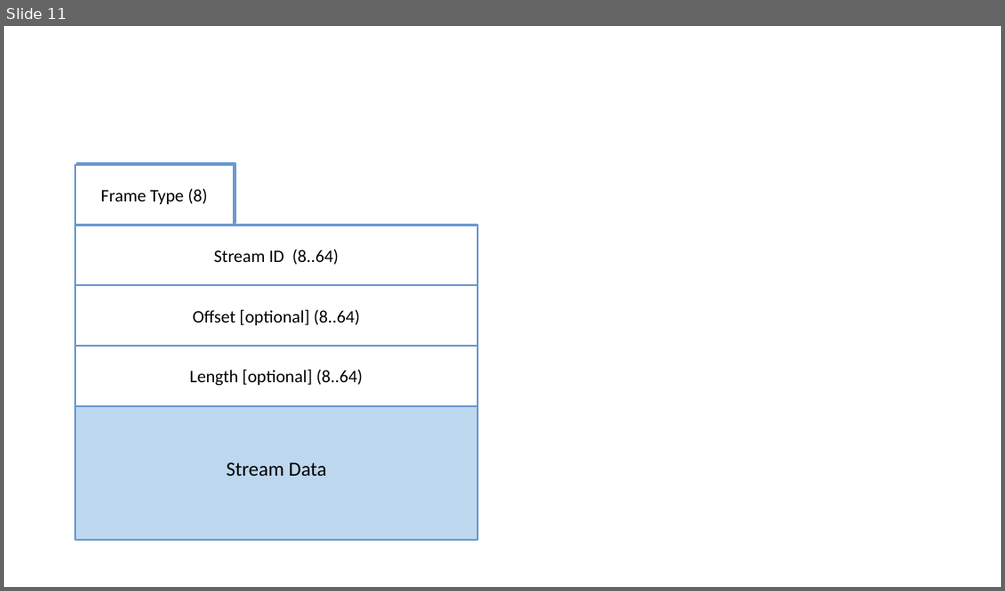
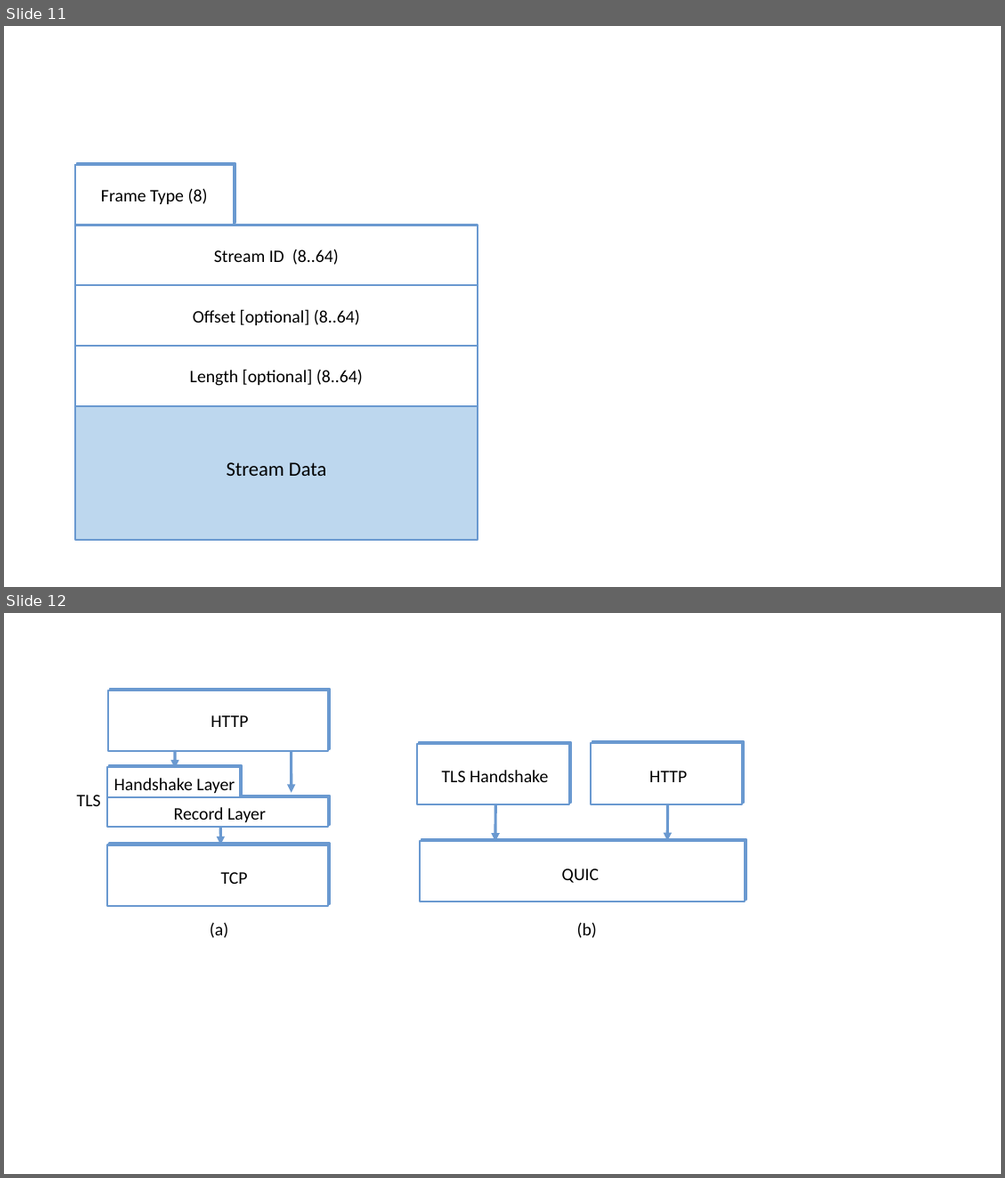
Before and after one commit to SystemsApproach/7E, a slide deck: message/figures/message.odp. Shown one above the other, each under a label of ours: slide 11 before the commit, slides 11 and 12 after it. The pictures are 1005x591 and 1005x1178 pixels, drawn with LibreOffice and Linux fonts; fonts in the diff are those of the drawing. Boxes give left, top, right and bottom in pixels: in the first picture for what was removed or moved away, otherwise in the second. Text is boxed around its words. In the diff, an @@ line names an element or a change of style, - is before the commit and + after.

```diff
--- a/message/figures/message.odp
+++ b/message/figures/message.odp
@@ slide 12 added at [4, 613, 1001, 1174], background #FFFFFF @@
@@ rectangle added at [108, 690, 329, 751], fill #FFFFFF, outline #6A99D0 1.45 pt @@
@@ text added at [210, 715, 248, 727], 14 pt, text #000000 @@
+HTTP
@@ rectangle added at [417, 744, 569, 804], fill #FFFFFF, outline #6A99D0 1.45 pt @@
@@ rectangle added at [591, 743, 743, 803], fill #FFFFFF, outline #6A99D0 1.45 pt @@
@@ rectangle added at [107, 768, 240, 797], fill #FFFFFF, outline #6A99D0 1.45 pt @@
@@ arrow added from (175, 750) to (175, 769), #6A99D0 2.24 pt @@
@@ arrow added from (291, 751) to (291, 793), #6A99D0 2.24 pt @@
@@ text added at [442, 770, 548, 782], 14 pt, text #000000 @@
+TLS Handshake
@@ text added at [649, 771, 687, 782], 14 pt, text #000000 @@
+HTTP
@@ text added at [77, 795, 101, 806], 14 pt, text #000000 @@
+TLS
@@ rectangle added at [107, 796, 329, 827], fill #FFFFFF, outline #6A99D0 1.45 pt @@
@@ text added at [114, 778, 235, 794], 14 pt, text #000000 @@
+Handshake Layer
@@ arrow added from (211, 779) to (211, 797), #6A99D0 2.24 pt @@
@@ text added at [174, 807, 266, 823], 14 pt, text #000000 @@
+Record Layer
@@ arrow added from (496, 804) to (495, 842), #6A99D0 2.24 pt @@
@@ arrow added from (668, 803) to (668, 841), #6A99D0 2.24 pt @@
@@ rectangle added at [108, 844, 329, 905], fill #FFFFFF, outline #6A99D0 1.45 pt @@
@@ arrow added from (220, 827) to (221, 844), #6A99D0 2.24 pt @@
@@ rectangle added at [421, 841, 744, 901], fill #FFFFFF, outline #6A99D0 1.45 pt @@
@@ text added at [221, 872, 248, 884], 14 pt, text #000000 @@
+TCP
@@ text added at [562, 868, 599, 883], 14 pt, text #000000 @@
+QUIC
@@ text added at [210, 923, 228, 938], 14 pt, text #000000 @@
+(a)
@@ text added at [577, 922, 597, 938], 14 pt, text #000000 @@
+(b)
```
Also in this commit, not shown: 1 other file.
